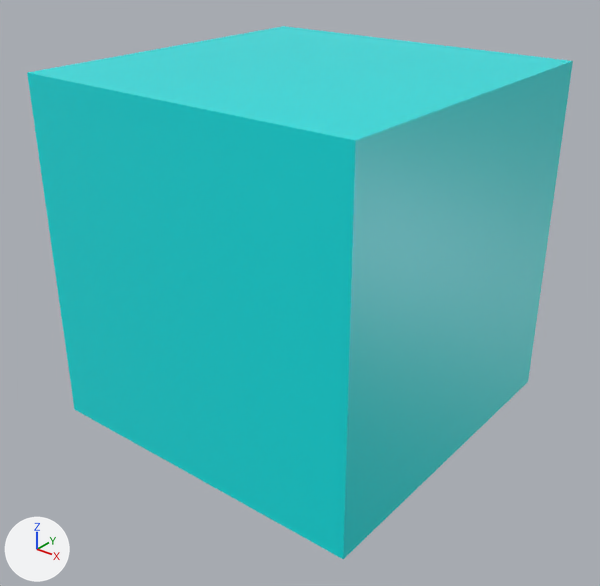
An edit to the glTF model src/assets/cube_actions.glb, drawn before and after from the same camera.
Camera for both pictures: a 50 mm camera at (2.69, -3.44, 2.82) aimed at (0.04, -0.12, 0.76). The lights are fixed; the arrows at lower left show +X, +Y and +Z. Vertices at the same position are counted once.

Objects in the first picture: 'animation1'.
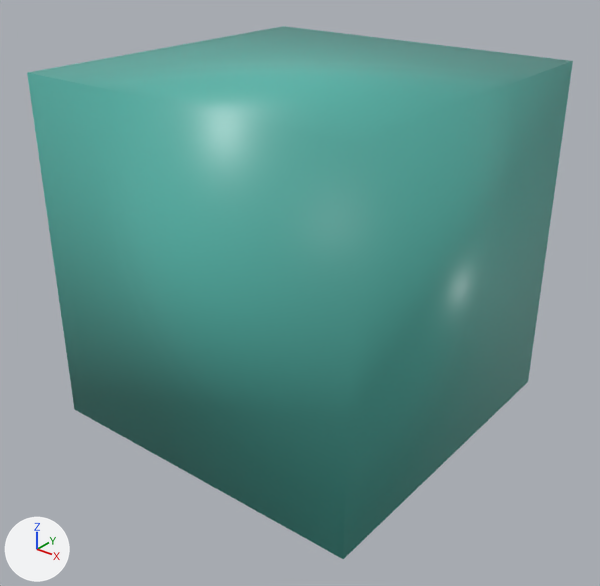
The newer file is also rescaled (x0.75) as a whole; pictures and numbers use the older file's frame.

Boxes [x1, y1, x2, y2] around the edits, measured in the pictures (600 x 586 px):
'animation1', recoloured, shading changed: [27, 26, 573, 559] in both

The change in detail:
Material 'Material' (mat_material) is new.
Its base color is (0.0931, 0.462, 0.397) (cyan #56b5a9).
Its roughness is 0.4.
me_cube_001 has 8 vertices, 12 faces and spans x -1.0..1.0, y -1.0..1.0, z -1.0..1.0.
me_cube_001 is used by ob_animation1; location (0.0, 0.0, 1.0).
me_cube_001 no longer uses material mat_material_001 (cyan #00e6e7).
me_cube_001 part 1: all faces are now shaded smooth (12 of 12 changed).
me_cube_001 now uses material mat_material (cyan #56b5a9).
